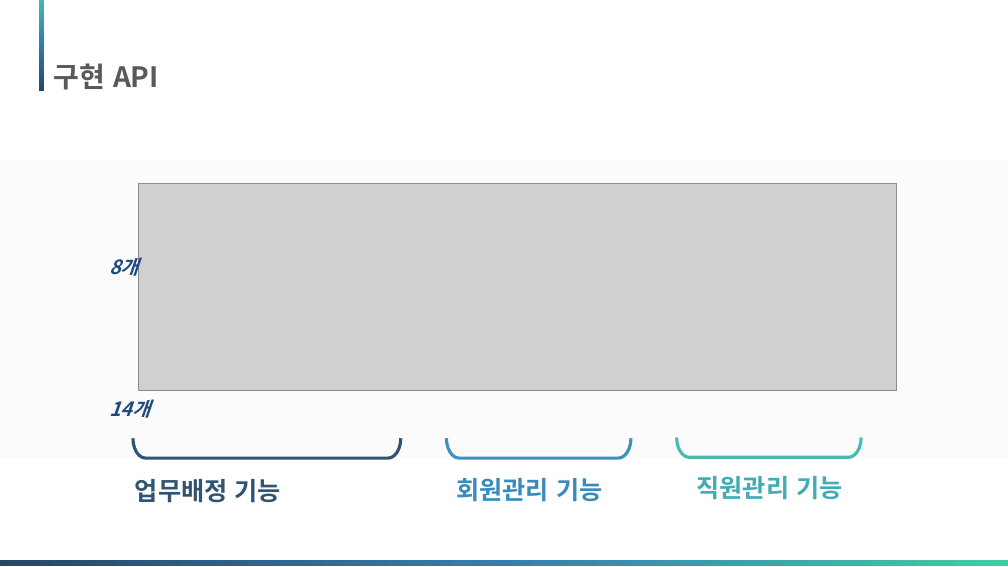
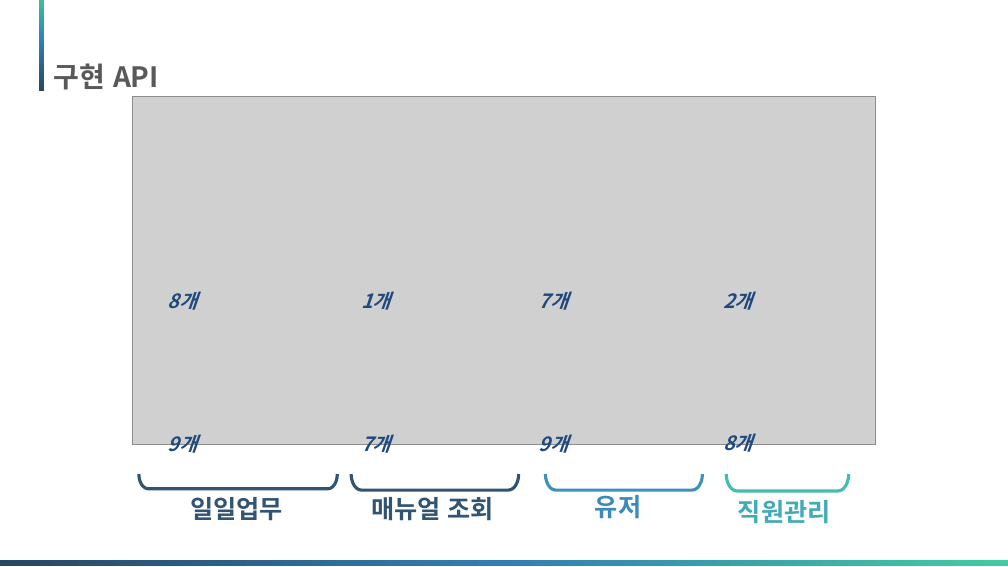
Before and after one commit to Matrix-ERPSolution/Matrix-Webapp, a slide deck: slide 28 of Matrix_presentation.pptx. Drawn at 1008x567 pixels with LibreOffice and Linux fonts; fonts in the diff are those of the drawing; grey boxes stand for pictures; background and template pictures are left out. Boxes give left, top, right and bottom in pixels: in the first picture for what was removed or moved away, otherwise in the second. Text is boxed around its words. In the diff, an @@ line names an element or a change of style, - is before the commit and + after.

```diff
--- a/Matrix_presentation.pptx
+++ b/Matrix_presentation.pptx
@@ picture: place and size @@
-picture at (138, 183, 896, 391)
+picture at (133, 97, 876, 445)
@@ rectangle removed at (0, 160, 1008, 458) @@
@@ text "8개" rewrapped from (109, 253, 139, 279) to (168, 292, 198, 310) @@
@@ text added at (361, 292, 391, 310), 14 pt, text #1F497D, bold, italic @@
+1개
@@ text added at (539, 292, 569, 310), 14 pt, text #1F497D, bold, italic @@
+7개
@@ text added at (723, 292, 753, 310), 14 pt, text #1F497D, bold, italic @@
+2개
@@ text at (168, 435, 198, 457): text changed @@
-14개
+9개
@@ text added at (361, 435, 391, 457), 14 pt, text #1F497D, bold, italic @@
+7개
@@ text added at (539, 435, 569, 457), 14 pt, text #1F497D, bold, italic @@
+9개
@@ text added at (723, 434, 753, 456), 14 pt, text #1F497D, bold, italic @@
+8개
@@ left bracket: place and size @@
-left bracket at (133, 438, 401, 459)
+left bracket at (139, 474, 338, 489)
@@ left bracket added at (352, 474, 519, 490), outline #305472 2.25 pt @@
@@ text removed at (456, 478, 602, 502) @@
-회원관리 기능
@@ left bracket: place and size @@
-left bracket at (447, 438, 632, 458)
+left bracket at (545, 474, 703, 490)
@@ left bracket: place and size @@
-left bracket at (677, 437, 861, 457)
+left bracket at (727, 474, 849, 491)
@@ text at (190, 497, 283, 521): text changed @@
-업무배정 기능
+일일업무
@@ text added at (371, 497, 494, 521), 18 pt, text #305472, bold @@
+매뉴얼 조회
@@ text added at (595, 491, 641, 519), 18 pt, text #3A8ABD, bold @@
+유저
@@ text at (738, 500, 831, 524): text changed @@
-직원관리 기능
+직원관리
```
Also in this commit, not shown: 16 other slides changed.
